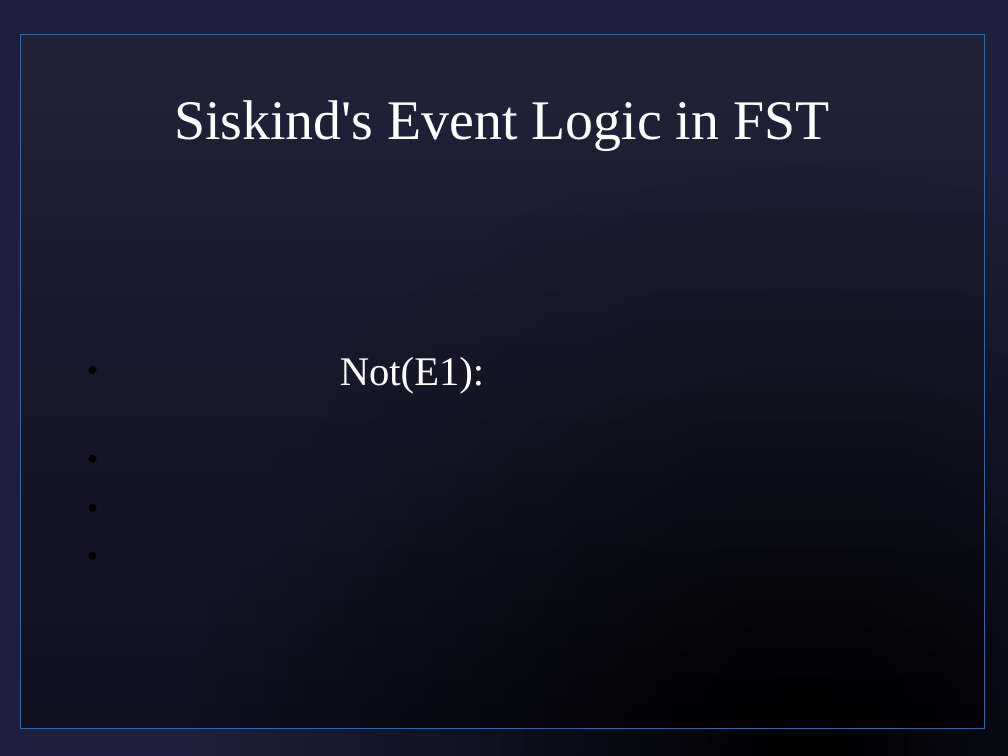
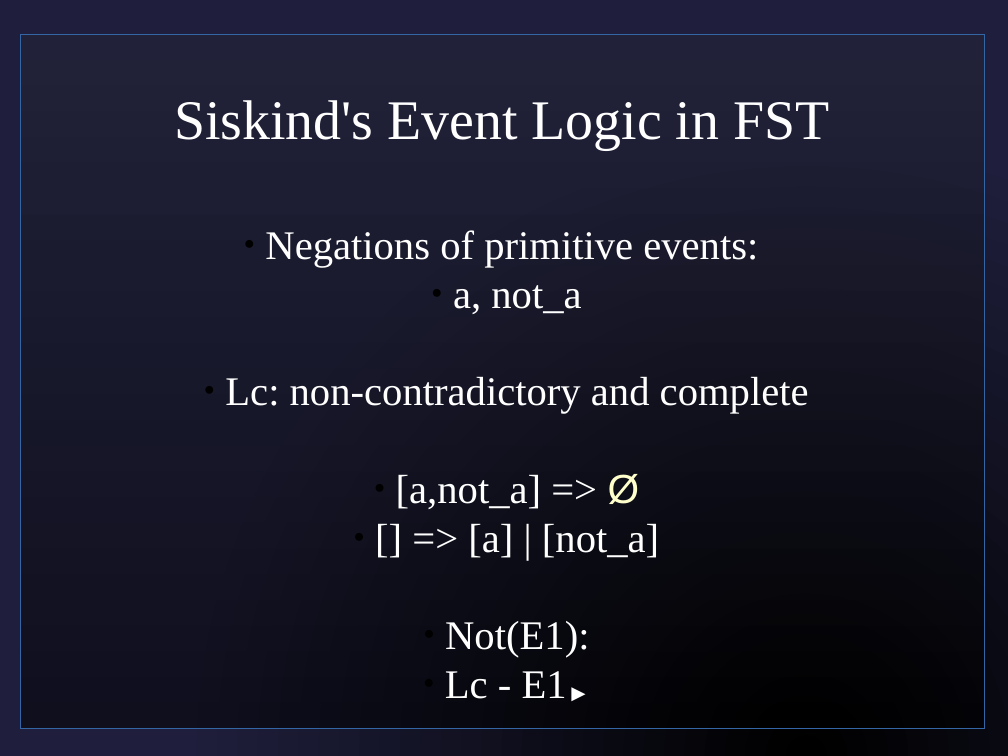
Before and after one commit to sjf/eventlogic, a slide deck: slide 22 of pres1.odp (slide 19 before the commit). Drawn at 1008x756 pixels with LibreOffice and Linux fonts; fonts in the diff are those of the drawing; background and template pictures are left out. Boxes give left, top, right and bottom in pixels: in the first picture for what was removed or moved away, otherwise in the second. Text is boxed around its words. In the diff, an @@ line names an element or a change of style, - is before the commit and + after.

```diff
--- a/pres1.odp
+++ b/pres1.odp
@@ subtitle added at [225, 230, 809, 699], 32 pt, text #FFFFFF @@
+  ● Negations of primitive events:
+  ● a, not_a
+  ● Lc: non-contradictory and complete
+  ● [a,not_a] => Ø
+  ● [] => [a] | [not_a]
+  ● Not(E1):
+  ● Lc - E1►
@@ subtitle removed at [340, 357, 484, 394] @@
-  ● Not(E1):
```
Also in this commit, not shown: 6 other slides changed, 9 slides added, 6 slides removed, 1 other file.
